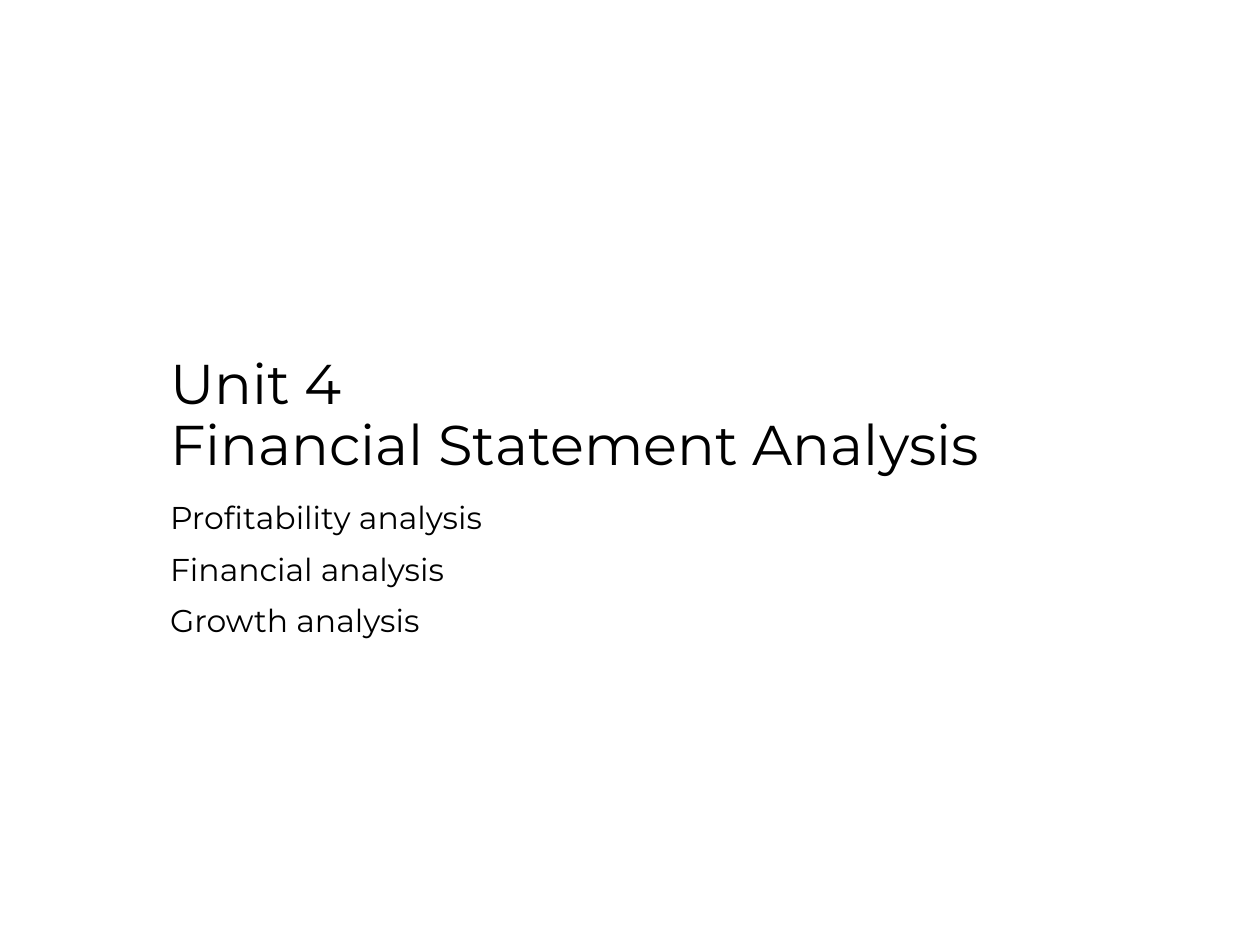
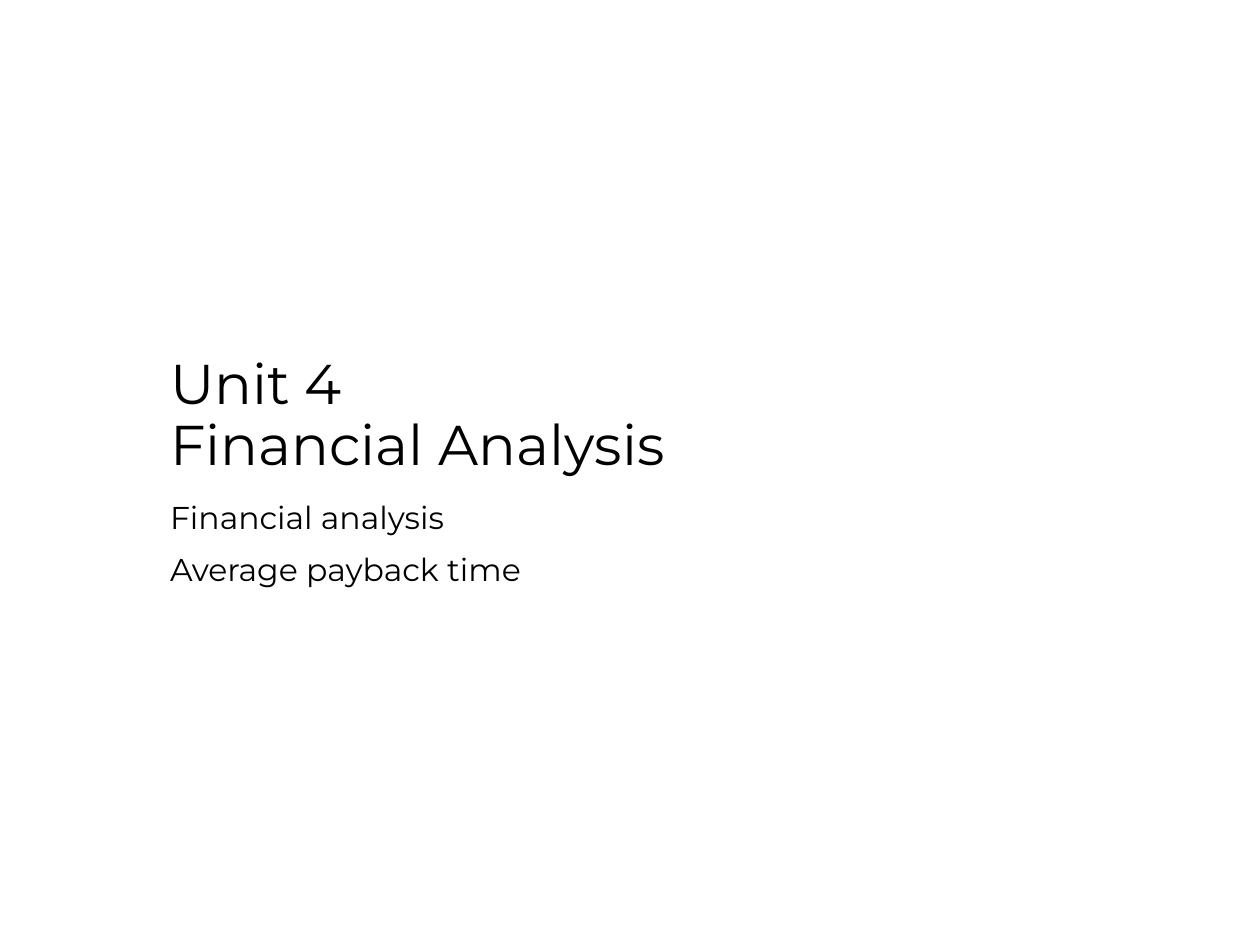
Before and after one commit to jorgegallud-boop/FSA, a slide deck: slide 1 of source-pptx/04.pptx. Drawn at 1260x945 pixels with LibreOffice and Linux fonts; fonts in the diff are those of the drawing. Boxes give left, top, right and bottom in pixels: in the first picture for what was removed or moved away, otherwise in the second. Text is boxed around its words. In the diff, an @@ line names an element or a change of style, - is before the commit and + after.

```diff
--- a/source-pptx/04.pptx
+++ b/source-pptx/04.pptx
@@ title at box(170, 362, 664, 476): text changed @@
-Unit 4
-Financial Statement Analysis
+Unit 4
+Financial Analysis
@@ subtitle at box(170, 505, 482, 536): paragraph removed @@
-Profitability analysis
@@ subtitle at box(170, 557, 521, 588): text changed @@
-Growth analysis
+Average payback time
```
Also in this commit, not shown: 12 slides removed, 6 other files.
